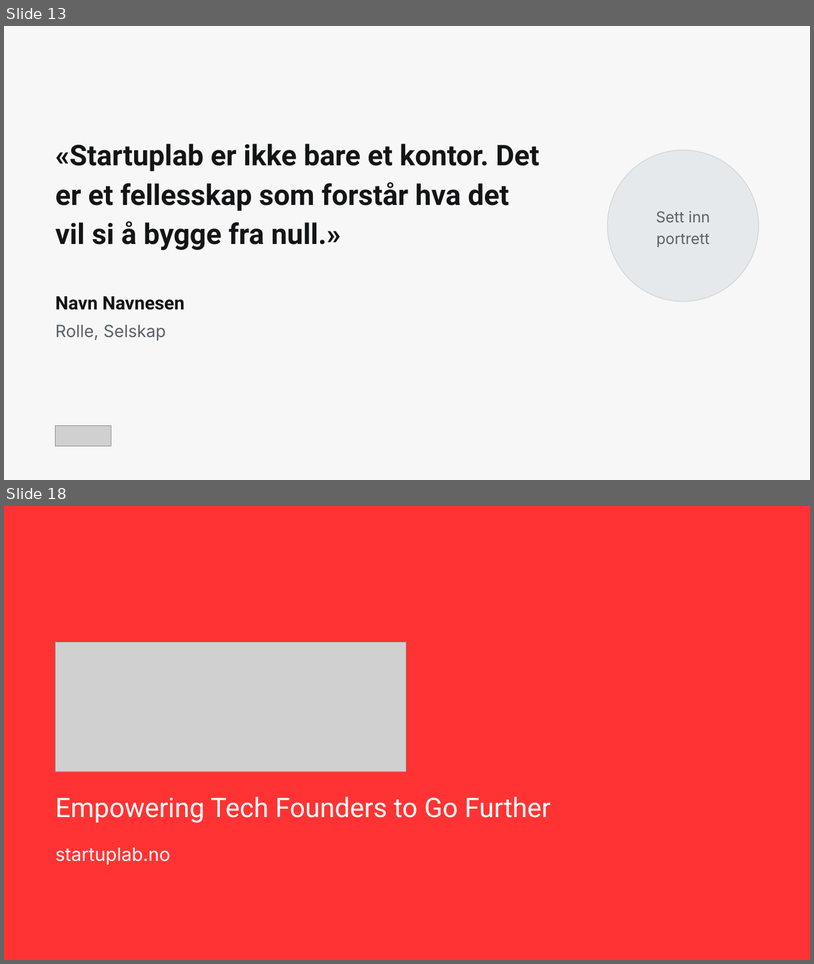
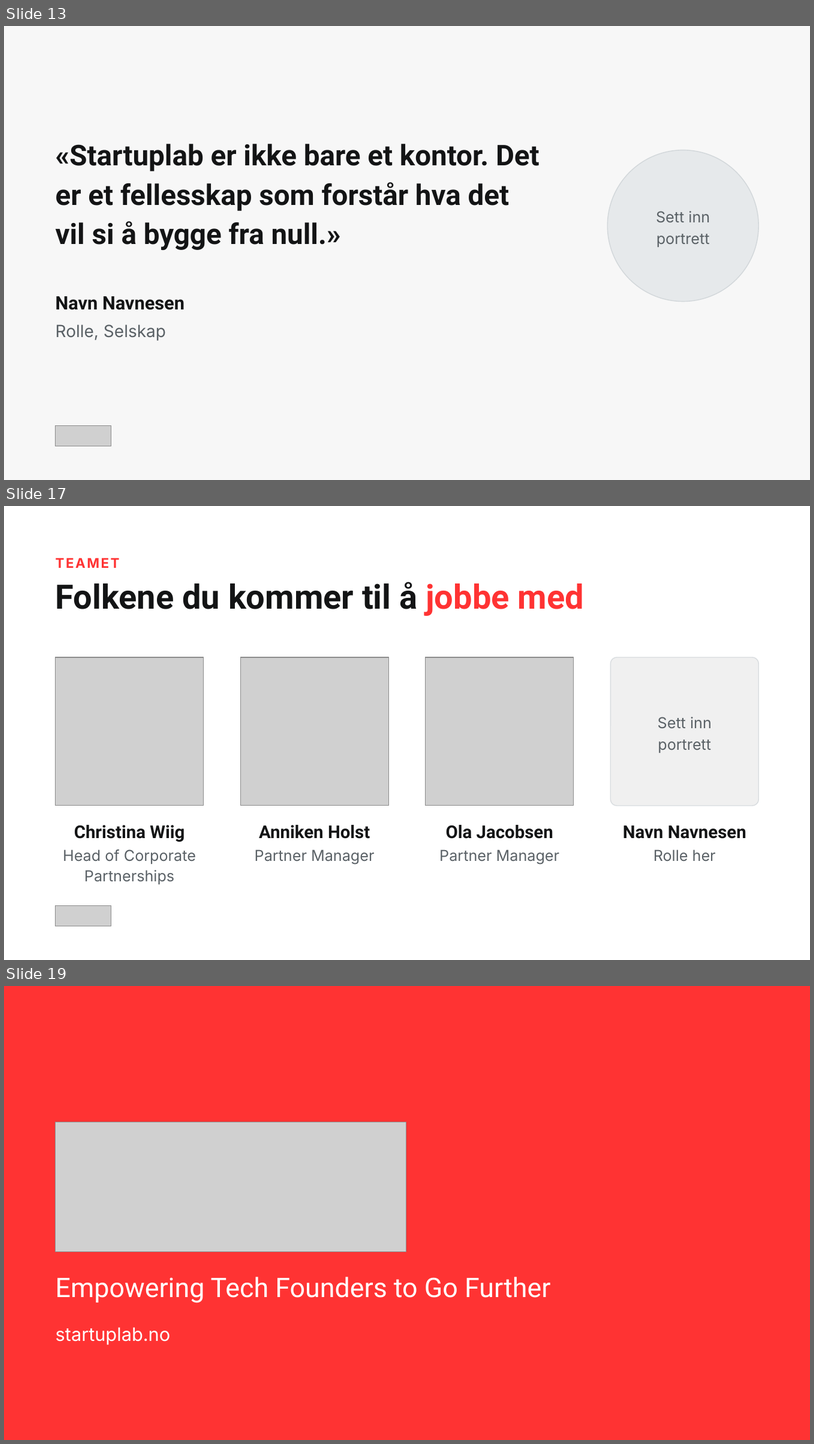
Before and after one commit to christinawiig-ai/startuplab-partner-presentation, a slide deck: pptx-templates/Startuplab-slidemaler.pptx. Shown one above the other, each under a label of ours: slides 13 and 18 before the commit, slides 13, 17 and 19 after it; the slides between them are not shown. The pictures are 814x964 and 814x1444 pixels, drawn with LibreOffice and Linux fonts; fonts in the diff are those of the drawing; grey boxes stand for pictures. Boxes give left, top, right and bottom in pixels: in the first picture for what was removed or moved away, otherwise in the second. Text is boxed around its words. In the diff, an @@ line names an element or a change of style, - is before the commit and + after.

```diff
--- a/pptx-templates/Startuplab-slidemaler.pptx
+++ b/pptx-templates/Startuplab-slidemaler.pptx
@@ slide 17 added at [4, 506, 810, 960], background #FFFFFF @@
@@ text added at [56, 558, 120, 568], 16 pt, text #FF3333, bold @@
+TEAMET
@@ text added at [56, 582, 584, 616], 40 pt, text #131415, bold @@
+Folkene du kommer til å jobbe med
@@ picture added at [56, 657, 204, 805] @@
@@ picture added at [240, 657, 389, 805] @@
@@ picture added at [426, 657, 574, 805] @@
@@ rounded rectangle added at [611, 657, 759, 805], fill #F0F0F0, outline #D8DCDF 1 pt @@
@@ text added at [658, 717, 712, 753], 18 pt, text #5A6166 @@
+Sett inn
+portrett
@@ text added at [74, 825, 185, 841], 21 pt, text #131415, bold @@
+Christina Wiig
@@ text added at [259, 825, 370, 838], 21 pt, text #131415, bold @@
+Anniken Holst
@@ text added at [446, 825, 554, 838], 21 pt, text #131415, bold @@
+Ola Jacobsen
@@ text added at [623, 825, 747, 838], 21 pt, text #131415, bold @@
+Navn Navnesen
@@ text added at [63, 849, 196, 884], 18 pt, text #5A6166 @@
+Head of Corporate Partnerships
@@ text added at [255, 849, 375, 864], 18 pt, text #5A6166 @@
+Partner Manager
@@ text added at [440, 849, 560, 864], 18 pt, text #5A6166 @@
+Partner Manager
@@ text added at [654, 849, 716, 861], 18 pt, text #5A6166 @@
+Rolle her
@@ picture added at [56, 905, 111, 926] @@
@@ what was slide 18 is now slide 19 @@
```
Also in this commit, not shown: 16 slides changed, 26 other files.
